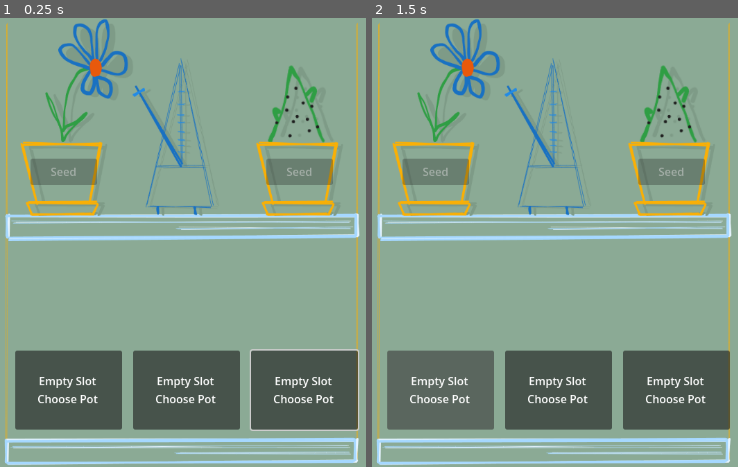
Above: before the commit, frames 1-2 (left to right).
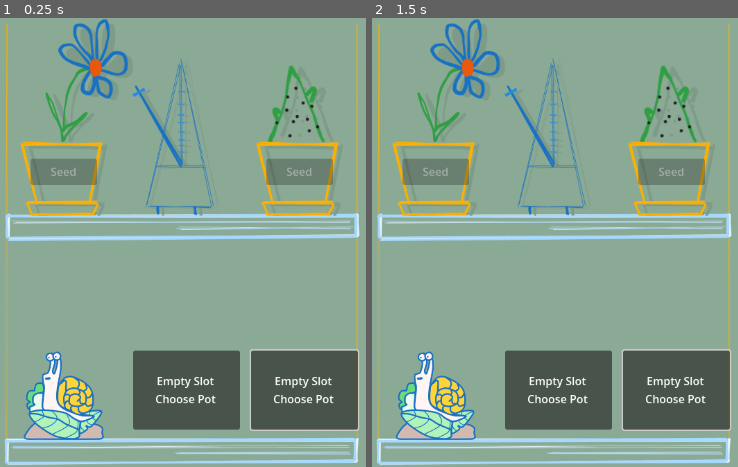
Above: after the commit, the same moments.

Repository: TorusHelm/imiidle
Game: Godot game, scene res://sceens/CompositionPreview.tscn
Two runs of this game, one before a commit and one after it. Both use one fixed random seed, a clock stepped at 60 frames per second and the inputs below. This scene is started directly instead of the project's main scene.
Inputs (mouse positions are in pixels of both pictures, inside the frame that each line leads up to):
- Up to frame 1 (0.25 s): no input
- Up to frame 2 (1.5 s): click (441, 390) at 0.52 s; click (441, 390) at 1.27 s

The runs differ from the first frame. In frame 1, 5.7% of the frame differs, in the area x 4-34%, y 73-94%; in frame 2, 6.0%, in the area x 4-99%, y 73-94%.

Commit message:
Update totem preview scenes

Diff:
--- a/Totems/_shared/sceens/TotemPreview.tscn
+++ b/Totems/_shared/sceens/TotemPreview.tscn
@@ -1,14 +1,16 @@
 [gd_scene format=3 uid="uid://gddp3lpeumpc"]
 
 [ext_resource type="PackedScene" uid="uid://fto6d6k4flfw" path="res://Totems/_shared/sceens/Totem.tscn" id="1_totem_scene"]
-[ext_resource type="Resource" uid="uid://brkmk5inkq6uw" path="res://Totems/Metronome/data/totem_metronome.tres" id="2_totem"]
-[ext_resource type="Texture2D" uid="uid://cih0jkptbenoi" path="res://Totems/Metronome/assets/totem-metronome.png" id="3_hgrf5"]
+[ext_resource type="Resource" uid="uid://co6br7lk64g5g" path="res://Totems/Snail/data/totem_snail.tres" id="2_hgrf5"]
+[ext_resource type="Texture2D" uid="uid://cvgqd3dtl3pax" path="res://Totems/Snail/assets/totem-snail.png" id="3_el6o7"]
 
 [node name="TotemPreview" unique_id=228889557 instance=ExtResource("1_totem_scene")]
-tooltip_text = "Metronome
+tooltip_text = "Snail
 Trigger: plant_activated
 Rule: mirror_from_source"
-preview_definition = ExtResource("2_totem")
+preview_definition = ExtResource("2_hgrf5")
 
 [node name="TotemTexture" parent="." index="0" unique_id=925993581]
-texture = ExtResource("3_hgrf5")
+offset_top = 62.0
+offset_bottom = 212.0
+texture = ExtResource("3_el6o7")
--- a/sceens/CompositionPreview.tscn
+++ b/sceens/CompositionPreview.tscn
@@ -8,6 +8,7 @@
 [ext_resource type="Resource" uid="uid://8n815svtusxd" path="res://Plants/Gerbera/data/plant_gerbera.tres" id="5_plant_data"]
 [ext_resource type="Resource" uid="uid://cd6vv47rgnqgq" path="res://Plants/Cactus/data/plant_cactus.tres" id="6_8xwby"]
 [ext_resource type="Resource" uid="uid://vfj2f3piwebi" path="res://Pots/OrangePot/data/pot_orange.tres" id="7_1lydj"]
+[ext_resource type="Resource" uid="uid://co6br7lk64g5g" path="res://Totems/Snail/data/totem_snail.tres" id="8_7rext"]
 
 [sub_resource type="Resource" id="Resource_slot0"]
 script = ExtResource("4_slot_script")
@@ -25,6 +26,7 @@
 
 [sub_resource type="Resource" id="Resource_112nc"]
 script = ExtResource("4_slot_script")
+totem_definition = ExtResource("8_7rext")
 
 [sub_resource type="Resource" id="Resource_7rext"]
 script = ExtResource("4_slot_script")
